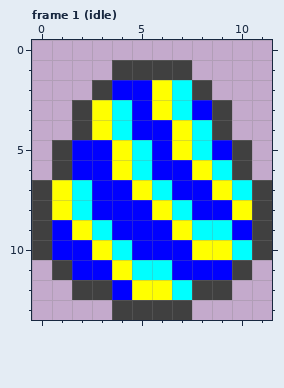
Pixel-art file -- art/sprites/gotchi/egg.aseprite. The first picture shows the starting point.
12x14 pixels, 6 frames. Shown: frame 1 (idle). The commit also changed other frames, which this record leaves out.
New version:
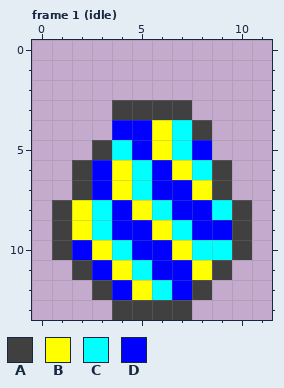
Palette (. is transparent): A #404040  B #ffff00  C #00ffff  D #0000ff
Edits made:
Changed rows in their new state; - is an unchanged pixel.
Frame 1 (idle):
first column x 0:
 1 ----....----
 2 ---......---
 3 --..AAAA..--
 4 --..D-BCA.--
 5 -..ACDBCD..-
 6 -.A----BCA.-
 7 ..A-BCD-BA..
 8 .ABC-BCD-CA.
 9 .A----BCDDA.
10 .A-----BCCA.
11 -.A---D-BA.-
12 --.---CD-.--
